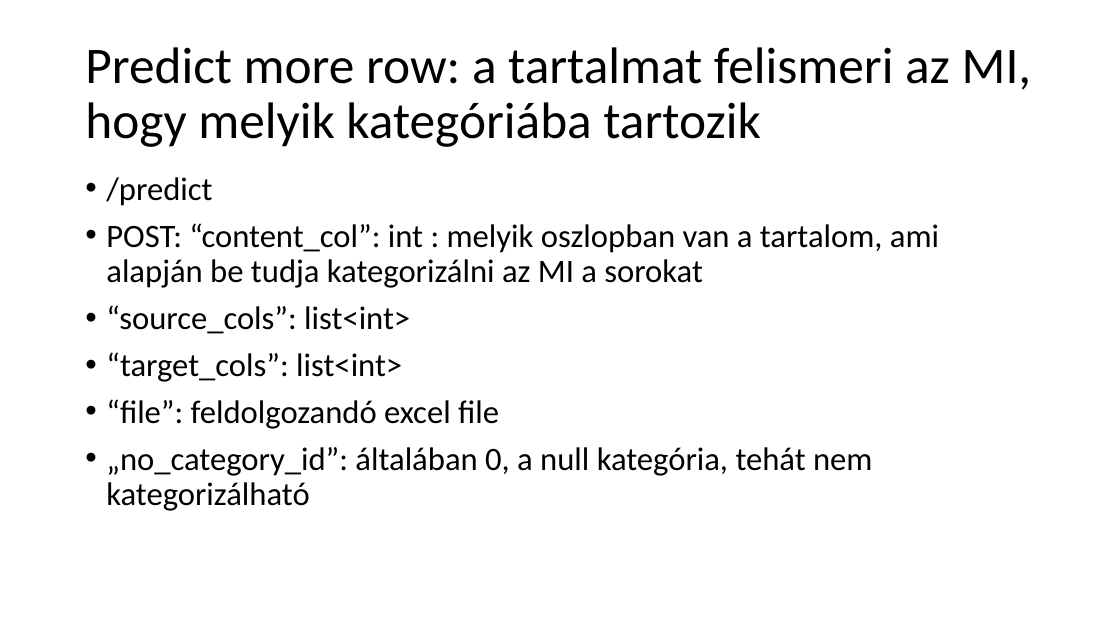
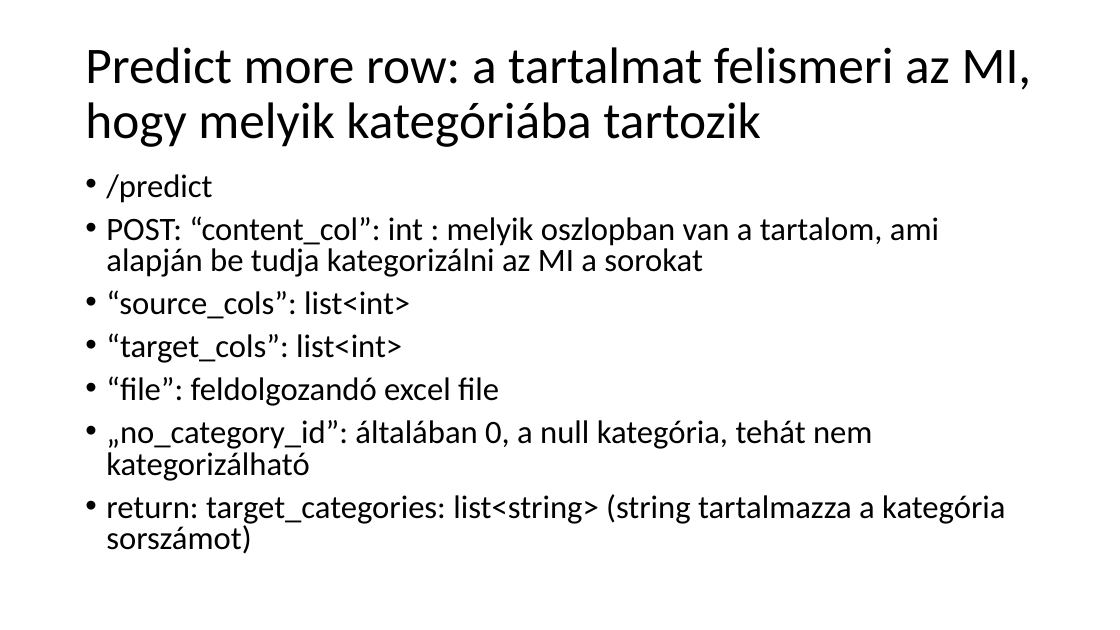
Before and after one commit to ejanos/strabag, a slide deck: slide 18 of python WebAPI.ppt. Drawn at 1120x630 pixels with LibreOffice and Linux fonts; fonts in the diff are those of the drawing. Boxes give left, top, right and bottom in pixels: in the first picture for what was removed or moved away, otherwise in the second. Text is boxed around its words. In the diff, an @@ line names an element or a change of style, - is before the commit and + after.

```diff
--- a/python WebAPI.ppt
+++ b/python WebAPI.ppt
@@ text at (x1=106, y1=174, x2=939, y2=481): line spacing 0.9 to 0.8 @@
@@ text at (x1=106, y1=494, x2=1005, y2=554): paragraph added @@
+• return: target_categories: list<string> (string tartalmazza a kategória sorszámot)
```
Also in this commit, not shown: 2 other slides changed.
